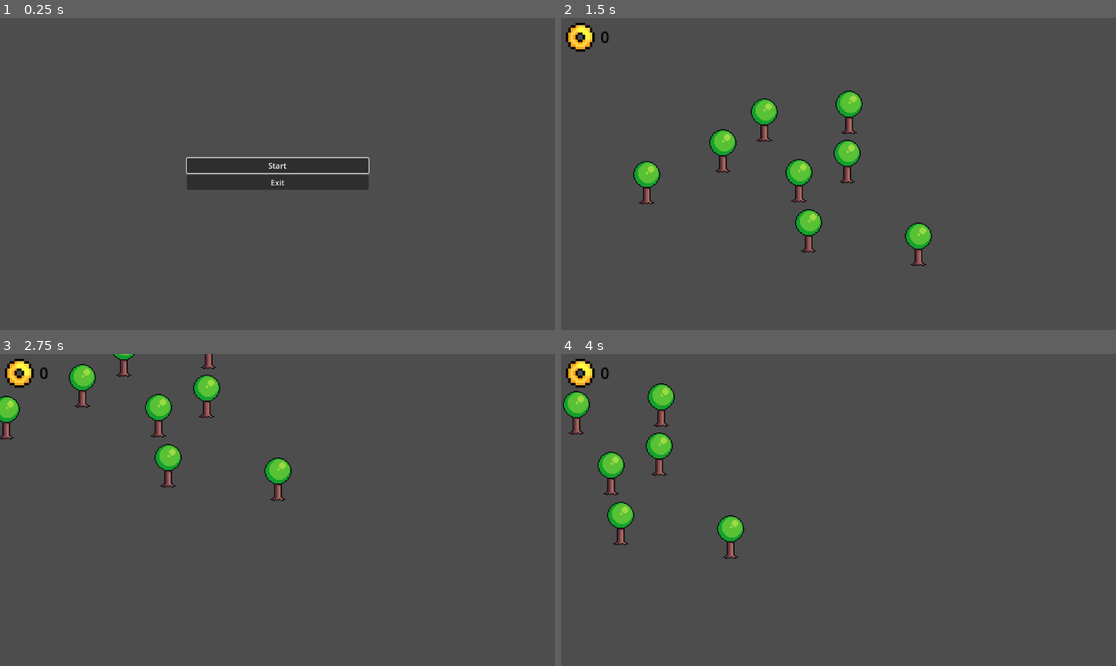
Above: before the commit, frames 1-4 (two rows, left to right).
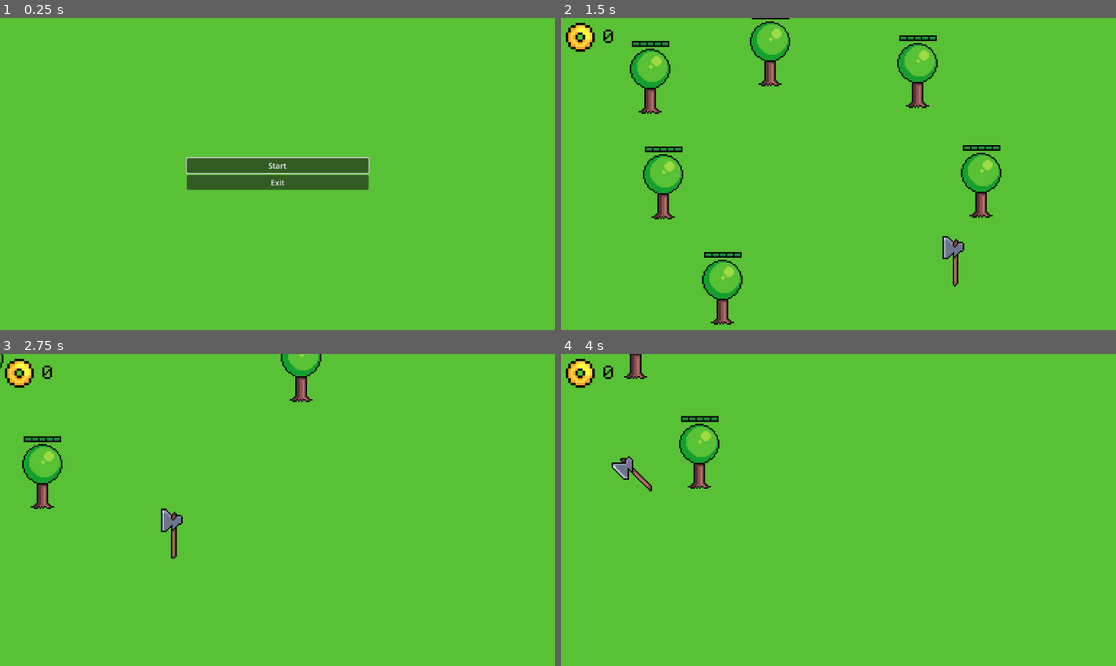
Above: after the commit, the same moments.

Repository: Intedai/TreeCutter
Game: Godot game, scene res://Scenes/menu.tscn
The game is run twice, just before and just after one commit, with the same random seed, the same clock (stepped at 60 frames per second) and the same inputs.
Inputs (mouse positions are in pixels of both pictures, inside the frame that each line leads up to):
- Up to frame 1 (0.25 s): no input
- Up to frame 2 (1.5 s): click "Start" at 0.5 s; move the mouse to (949, 245) at 1.27 s; hold D (move_right) from 1.28 s (still down); click (949, 245) at 1.35 s
- Up to frame 3 (2.75 s): move the mouse to (166, 516) at 2.02 s; release D (move_right) at 2.03 s; hold S (move_down) from 2.03 s (still down); click (166, 516) at 2.1 s
- Up to frame 4 (4 s): move the mouse to (644, 385) at 2.77 s; release S (move_down) at 2.78 s; hold D (move_right) 2.78-3.53 s; click (644, 385) at 2.85 s; move the mouse to (627, 456) at 3.52 s; hold W (move_up) from 3.53 s (still down); click (627, 456) at 3.6 s

The runs differ from the first frame. In frame 1, 100% of the frame differs, in the area x 0-100%, y 0-100%; in frame 2, 98%; in frame 3, 99%; in frame 4, 99%.

Commit message:
add ui, add cursor

Diff:
--- a/Scenes/game.tscn
+++ b/Scenes/game.tscn
@@ -1,11 +1,15 @@
-[gd_scene load_steps=5 format=3 uid="uid://dukp6psh1b2i7"]
+[gd_scene load_steps=8 format=3 uid="uid://dukp6psh1b2i7"]
 
 [ext_resource type="Script" path="res://Scripts/game_manager.gd" id="1_2uy71"]
 [ext_resource type="PackedScene" uid="uid://bsjqifhl6hjm8" path="res://Scenes/game_tree.tscn" id="1_58wkc"]
-[ext_resource type="Texture2D" uid="uid://dbk0vaj6btguu" path="res://Assets/coin.png" id="1_cqlep"]
+[ext_resource type="FontFile" uid="uid://noucw0mpj33o" path="res://Assets/Fonts/PixelOperator8.ttf" id="1_ch8jl"]
+[ext_resource type="Texture2D" uid="uid://dbk0vaj6btguu" path="res://Assets/Sprites/coin.png" id="1_cqlep"]
+[ext_resource type="Script" path="res://Scripts/game.gd" id="1_q6jg5"]
 [ext_resource type="Script" path="res://Scripts/player_camera.gd" id="2_m0ig7"]
+[ext_resource type="PackedScene" uid="uid://bsjwmih70ojvw" path="res://Scenes/mouse_cursor.tscn" id="7_lnvqo"]
 
 [node name="Game" type="Node2D"]
+script = ExtResource("1_q6jg5")
 metadata/_edit_horizontal_guides_ = [-283.0]
 
 [node name="CanvasLayer" type="CanvasLayer" parent="."]
@@ -14,11 +18,12 @@
 
 [node name="ScoreLabel" type="Label" parent="CanvasLayer"]
 unique_name_in_owner = true
-offset_left = 41.0
-offset_top = 8.0
-offset_right = 102.0
-offset_bottom = 31.0
-theme_override_colors/font_color = Color(0, 0, 0, 1)
+offset_left = 42.0
+offset_top = 11.5
+offset_right = 103.0
+offset_bottom = 34.5
+theme_override_colors/font_color = Color(0.0235294, 0.0235294, 0.0313726, 1)
+theme_override_fonts/font = ExtResource("1_ch8jl")
 text = "0"
 
 [node name="TextureRect" type="TextureRect" parent="CanvasLayer"]
@@ -27,36 +32,32 @@
 offset_bottom = 39.5
 texture = ExtResource("1_cqlep")
 
+[node name="MouseCursor" parent="CanvasLayer" instance=ExtResource("7_lnvqo")]
+
 [node name="GameManager" type="Node" parent="."]
 unique_name_in_owner = true
 script = ExtResource("1_2uy71")
 
 [node name="PlayerCamera" type="Camera2D" parent="."]
-zoom = Vector2(2, 2)
+zoom = Vector2(3, 3)
 script = ExtResource("2_m0ig7")
 
 [node name="GameTrees" type="Node" parent="."]
 
 [node name="GameTree" parent="GameTrees" instance=ExtResource("1_58wkc")]
-position = Vector2(113, 73)
+position = Vector2(-17, -83)
 
 [node name="GameTree2" parent="GameTrees" instance=ExtResource("1_58wkc")]
-position = Vector2(-11, 7)
+position = Vector2(-100, -64)
 
 [node name="GameTree3" parent="GameTrees" instance=ExtResource("1_58wkc")]
-position = Vector2(-90, -24)
+position = Vector2(129, 8)
 
 [node name="GameTree4" parent="GameTrees" instance=ExtResource("1_58wkc")]
-position = Vector2(-1, 59)
+position = Vector2(85, -68)
 
 [node name="GameTree5" parent="GameTrees" instance=ExtResource("1_58wkc")]
-position = Vector2(-169, 9)
+position = Vector2(-91, 9)
 
 [node name="GameTree6" parent="GameTrees" instance=ExtResource("1_58wkc")]
-position = Vector2(41, -64)
-
-[node name="GameTree7" parent="GameTrees" instance=ExtResource("1_58wkc")]
-position = Vector2(-47, -56)
-
-[node name="GameTree8" parent="GameTrees" instance=ExtResource("1_58wkc")]
-position = Vector2(39, -13)
+position = Vector2(-50, 82)
--- a/Scenes/game_tree.tscn
+++ b/Scenes/game_tree.tscn
@@ -1,12 +1,60 @@
-[gd_scene load_steps=3 format=3 uid="uid://bsjqifhl6hjm8"]
+[gd_scene load_steps=10 format=3 uid="uid://bsjqifhl6hjm8"]
 
-[ext_resource type="Texture2D" uid="uid://bbguob4gj573y" path="res://Assets/tree.png" id="1_f4w2t"]
+[ext_resource type="Texture2D" uid="uid://bbguob4gj573y" path="res://Assets/Sprites/tree.png" id="1_f4w2t"]
 [ext_resource type="Script" path="res://Scripts/game_tree.gd" id="1_jrhp4"]
+[ext_resource type="Texture2D" uid="uid://b4i7lw5egjq6o" path="res://Assets/Sprites/health.png" id="2_iwxcj"]
+
+[sub_resource type="AtlasTexture" id="AtlasTexture_1bd75"]
+atlas = ExtResource("2_iwxcj")
+region = Rect2(0, 0, 26, 4)
+
+[sub_resource type="AtlasTexture" id="AtlasTexture_4r32l"]
+atlas = ExtResource("2_iwxcj")
+region = Rect2(26, 0, 26, 4)
+
+[sub_resource type="AtlasTexture" id="AtlasTexture_clxxn"]
+atlas = ExtResource("2_iwxcj")
+region = Rect2(52, 0, 26, 4)
+
+[sub_resource type="AtlasTexture" id="AtlasTexture_t8sut"]
+atlas = ExtResource("2_iwxcj")
+region = Rect2(78, 0, 26, 4)
+
+[sub_resource type="AtlasTexture" id="AtlasTexture_dm30n"]
+atlas = ExtResource("2_iwxcj")
+region = Rect2(104, 0, 26, 4)
+
+[sub_resource type="SpriteFrames" id="SpriteFrames_d2r2r"]
+animations = [{
+"frames": [{
+"duration": 1.0,
+"texture": SubResource("AtlasTexture_1bd75")
+}, {
+"duration": 1.0,
+"texture": SubResource("AtlasTexture_4r32l")
+}, {
+"duration": 1.0,
+"texture": SubResource("AtlasTexture_clxxn")
+}, {
+"duration": 1.0,
+"texture": SubResource("AtlasTexture_t8sut")
+}, {
+"duration": 1.0,
+"texture": SubResource("AtlasTexture_dm30n")
+}],
+"loop": true,
+"name": &"default",
+"speed": 5.0
+}]
 
 [node name="GameTree" type="Area2D"]
 script = ExtResource("1_jrhp4")
 
-[node name="Sprite2D" type="Sprite2D" parent="."]
+[node name="hp_sprite" type="AnimatedSprite2D" parent="."]
+position = Vector2(0, -26)
+sprite_frames = SubResource("SpriteFrames_d2r2r")
+
+[node name="tree_sprite" type="Sprite2D" parent="."]
 texture = ExtResource("1_f4w2t")
 region_enabled = true
 region_rect = Rect2(1.61153, 1.51814, 29.1371, 46.0438)
--- /dev/null
+++ b/Scenes/mouse_cursor.tscn
@@ -0,0 +1,57 @@
+[gd_scene load_steps=8 format=3 uid="uid://bsjwmih70ojvw"]
+
+[ext_resource type="Texture2D" uid="uid://6eh02bb1prsw" path="res://Assets/Sprites/axe.png" id="1_fxsm2"]
+[ext_resource type="Script" path="res://Scripts/mouse_cursor.gd" id="1_n77c8"]
+
+[sub_resource type="AtlasTexture" id="AtlasTexture_r1xlm"]
+atlas = ExtResource("1_fxsm2")
+region = Rect2(0, 0, 36, 35)
+
+[sub_resource type="AtlasTexture" id="AtlasTexture_d5ktl"]
+atlas = ExtResource("1_fxsm2")
+region = Rect2(0, 0, 36, 35)
+
+[sub_resource type="AtlasTexture" id="AtlasTexture_oix3h"]
+atlas = ExtResource("1_fxsm2")
+region = Rect2(36, 0, 36, 35)
+
+[sub_resource type="AtlasTexture" id="AtlasTexture_qk2hq"]
+atlas = ExtResource("1_fxsm2")
+region = Rect2(72, 0, 36, 35)
+
+[sub_resource type="SpriteFrames" id="SpriteFrames_e8dmq"]
+animations = [{
+"frames": [{
+"duration": 1.0,
+"texture": SubResource("AtlasTexture_r1xlm")
+}],
+"loop": true,
+"name": &"idle",
+"speed": 10.0
+}, {
+"frames": [{
+"duration": 1.0,
+"texture": SubResource("AtlasTexture_d5ktl")
+}, {
+"duration": 1.0,
+"texture": SubResource("AtlasTexture_oix3h")
+}, {
+"duration": 1.0,
+"texture": SubResource("AtlasTexture_qk2hq")
+}],
+"loop": true,
+"name": &"use_axe",
+"speed": 10.0
+}]
+
+[node name="MouseCursor" type="Node2D"]
+script = ExtResource("1_n77c8")
+
+[node name="AnimatedSprite2D" type="AnimatedSprite2D" parent="."]
+position = Vector2(10, 18)
+scale = Vector2(1.5, 1.5)
+sprite_frames = SubResource("SpriteFrames_e8dmq")
+animation = &"use_axe"
+autoplay = "idle"
+frame = 2
+frame_progress = 0.85749
--- /dev/null
+++ b/Scripts/game.gd
@@ -0,0 +1,5 @@
+extends Node2D
+
+
+func _ready():
+	pass
--- a/Scripts/game_tree.gd
+++ b/Scripts/game_tree.gd
@@ -1,19 +1,22 @@
 extends Area2D
 
-@onready var game_tree = $"."
+
 @onready var game_manager = %GameManager
+@onready var hp_sprite = $hp_sprite
 
 # HP for each tree, when reaches 0 tree self destructs
 var HP = 5
 
 func _ready():
+	hp_sprite.frame = 0
 	# Connect input event signal to func that handles tree clicking
-	game_tree.input_event.connect(_on_input_event)
+	input_event.connect(_on_input_event)
 
-func _on_input_event(_viewport: Node, _event: InputEvent, _shape_idx: int):
+func _on_input_event(_viewport: Node, event: InputEvent, _shape_idx: int):
 	# Every click subtructs 1 HP if reaches 0 destroys and adds a coin
-	if Input.is_action_just_pressed('destroy'):
+	if event is InputEventMouseButton and event.pressed and event.button_index == MOUSE_BUTTON_LEFT:
 		HP -= 1
+		hp_sprite.frame += 1
 		if HP == 0:
 			queue_free()
 			game_manager.add_coin()
--- /dev/null
+++ b/Scripts/mouse_cursor.gd
@@ -0,0 +1,12 @@
+extends Node2D
+
+@onready var animated_sprite_2d = $AnimatedSprite2D
+
+# Called when the node enters the scene tree for the first time.
+func _ready():
+	Input.set_mouse_mode(Input.MOUSE_MODE_HIDDEN)
+	animated_sprite_2d.play("use_axe")
+
+# Called every frame. 'delta' is the elapsed time since the previous frame.
+func _process(delta):
+	self.position = self.get_global_mouse_position()
--- a/project.godot
+++ b/project.godot
@@ -17,11 +17,6 @@
 
 [input]
 
-destroy={
-"deadzone": 0.5,
-"events": [Object(InputEventMouseButton,"resource_local_to_scene":false,"resource_name":"","device":-1,"window_id":0,"alt_pressed":false,"shift_pressed":false,"ctrl_pressed":false,"meta_pressed":false,"button_mask":0,"position":Vector2(0, 0),"global_position":Vector2(0, 0),"factor":1.0,"button_index":1,"canceled":false,"pressed":false,"double_click":false,"script":null)
-]
-}
 move_left={
 "deadzone": 0.5,
 "events": [Object(InputEventKey,"resource_local_to_scene":false,"resource_name":"","device":-1,"window_id":0,"alt_pressed":false,"shift_pressed":false,"ctrl_pressed":false,"meta_pressed":false,"pressed":false,"keycode":0,"physical_keycode":65,"key_label":0,"unicode":97,"echo":false,"script":null)
@@ -50,3 +45,4 @@
 [rendering]
 
 textures/canvas_textures/default_texture_filter=0
+environment/defaults/default_clear_color=Color(0.34902, 0.756863, 0.207843, 1)
Binary file added: Assets/Fonts/PixelOperator8-Bold.ttf
Not shown, added: Assets/Fonts/PixelOperator8-Bold.ttf.import
Binary file added: Assets/Fonts/PixelOperator8.ttf
Not shown, added: Assets/Fonts/PixelOperator8.ttf.import
Renamed: Assets/axe.png -> Assets/Sprites/axe.png
Not shown, changed: Assets/Sprites/axe.png.import
Renamed: Assets/coin.png -> Assets/Sprites/coin.png
Not shown, changed: Assets/Sprites/coin.png.import
Binary file added: Assets/Sprites/health.png
Not shown, added: Assets/Sprites/health.png.import
Renamed: Assets/tree.png -> Assets/Sprites/tree.png
Not shown, changed: Assets/Sprites/tree.png.import
